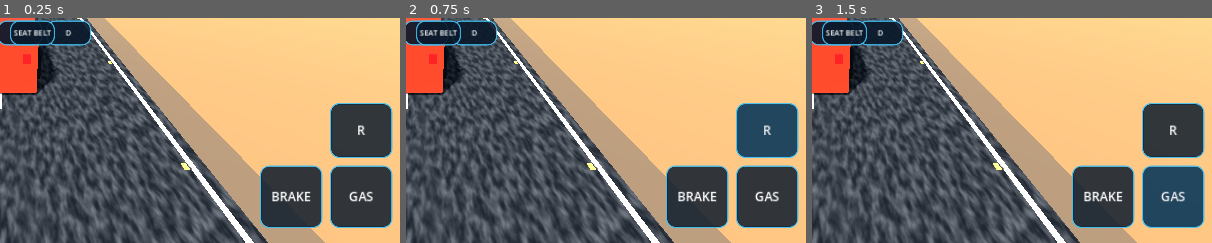
Above: before the commit, frames 1-3 (left to right).
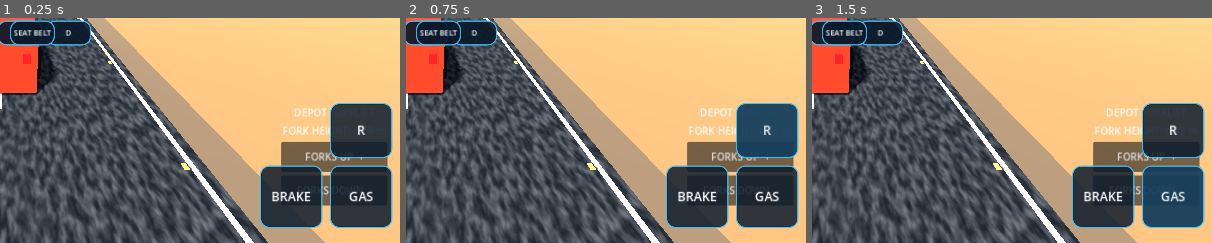
Above: after the commit, the same moments.

Repository: czz495m8zv-code/zayron-simulator
Game: Godot game, scene res://scenes/main/main.tscn
Two runs of this game, one before a commit and one after it. Both use one fixed random seed, a clock stepped at 60 frames per second and the inputs below.
Inputs (mouse positions are % of the whole screen's width and height, from its top left):
- Up to frame 1 (0.25 s): no input
- Up to frame 2 (0.75 s): click (92, 81) at 0.5 s, where only the run after the commit has a clickable "FORKS UP +"
- Up to frame 3 (1.5 s): click (92, 88) at 1.25 s, where only the run after the commit has a clickable "FORKS DOWN -"
The pictures show only the part of the screen within x 50-100%, y 50-100%; the shares and areas given below are measured in that part.

The runs differ from the first frame. In frame 1, 2.7% of the frame differs, in the area x 70-97%, y 40-84%; in frame 2, 2.7%; in frame 3, 2.7%.

Commit message:
Add player-controlled forklift fork lift controls

Diff:
--- a/scripts/main.gd
+++ b/scripts/main.gd
@@ -59,6 +59,8 @@
 var _forklift_carriage: Node3D
 var _forklift_beacon: OmniLight3D
 var _forklift_animation_time: float = 0.0
+var _forklift_lift_level: float = 0.48
+var _forklift_lift_label: Label
 var _pause_button: Button
 var _pause_overlay: Control
 var _audio_slider: HSlider
@@ -130,9 +132,7 @@
 		_traffic_car.position.z += _traffic_speed * delta
 		if _traffic_car.position.z > 24.0:
 			_traffic_car.position.z = -118.0
-	if is_instance_valid(_forklift_carriage):
-		_forklift_animation_time += delta
-		_forklift_carriage.position.y = 0.48 + (sin(_forklift_animation_time * 1.35) + 1.0) * 0.22
+	_forklift_animation_time += delta
 	if is_instance_valid(_forklift_beacon):
 		_forklift_beacon.light_energy = 0.15 + (0.85 if sin(_forklift_animation_time * 4.0) > 0.15 else 0.0)
 	_update_company_ai_bus(delta)
@@ -546,7 +546,7 @@
 	forklift.add_child(mast_rail_right)
 	_forklift_carriage = Node3D.new()
 	_forklift_carriage.name = "ForkliftMovingCarriage"
-	_forklift_carriage.position = Vector3(0.0, 0.48, -0.93)
+	_forklift_carriage.position = Vector3(0.0, _forklift_lift_level, -0.93)
 	forklift.add_child(_forklift_carriage)
 	var carriage_bar := _make_box("ForkliftCarriageBar", Vector3(1.05, 0.16, 0.16), Vector3(0.0, 0.0, 0.0), dark_metal)
 	_forklift_carriage.add_child(carriage_bar)
@@ -596,6 +596,25 @@
 	_forklift_beacon.position = Vector3(0.0, 2.5, 0.28)
 	forklift.add_child(_forklift_beacon)
 
+func _raise_forklift_forks() -> void:
+	_set_forklift_lift_level(_forklift_lift_level + 0.18)
+
+
+func _lower_forklift_forks() -> void:
+	_set_forklift_lift_level(_forklift_lift_level - 0.18)
+
+
+func _set_forklift_lift_level(value: float) -> void:
+	_forklift_lift_level = clampf(value, 0.18, 1.72)
+	if is_instance_valid(_forklift_carriage):
+		var tween := create_tween()
+		tween.set_trans(Tween.TRANS_QUAD)
+		tween.set_ease(Tween.EASE_IN_OUT)
+		tween.tween_property(_forklift_carriage, "position:y", _forklift_lift_level, 0.22)
+	if is_instance_valid(_forklift_lift_label):
+		_forklift_lift_label.text = "FORK HEIGHT: %.2f m" % _forklift_lift_level
+
+
 func _build_passenger_waiting_group() -> void:
 	_passenger_waiting_group = Node3D.new()
 	_passenger_waiting_group.name = "PassengerPickupCrowd"
@@ -733,6 +752,37 @@
 	_cargo_status_label.add_theme_color_override("font_color", Color(1.0, 0.83, 0.58))
 	_cargo_status_label.visible = not _passenger_mode
 	layer.add_child(_cargo_status_label)
+
+	var forklift_panel := VBoxContainer.new()
+	forklift_panel.name = "ForkliftLiftControls"
+	forklift_panel.anchor_left = 1.0
+	forklift_panel.anchor_top = 1.0
+	forklift_panel.anchor_right = 1.0
+	forklift_panel.anchor_bottom = 1.0
+	forklift_panel.offset_left = -190.0
+	forklift_panel.offset_top = -220.0
+	forklift_panel.offset_right = -20.0
+	forklift_panel.offset_bottom = -24.0
+	forklift_panel.add_theme_constant_override("separation", 6)
+	layer.add_child(forklift_panel)
+	var forklift_title := Label.new()
+	forklift_title.text = "DEPOT FORKLIFT"
+	forklift_title.horizontal_alignment = HORIZONTAL_ALIGNMENT_CENTER
+	forklift_panel.add_child(forklift_title)
+	_forklift_lift_label = Label.new()
+	_forklift_lift_label.text = "FORK HEIGHT: 0.48 m"
+	_forklift_lift_label.horizontal_alignment = HORIZONTAL_ALIGNMENT_CENTER
+	forklift_panel.add_child(_forklift_lift_label)
+	var lift_up_button := Button.new()
+	lift_up_button.text = "FORKS UP  +"
+	lift_up_button.custom_minimum_size.y = 48
+	lift_up_button.pressed.connect(_raise_forklift_forks)
+	forklift_panel.add_child(lift_up_button)
+	var lift_down_button := Button.new()
+	lift_down_button.text = "FORKS DOWN  -"
+	lift_down_button.custom_minimum_size.y = 48
+	lift_down_button.pressed.connect(_lower_forklift_forks)
+	forklift_panel.add_child(lift_down_button)
 
 	_mission_label = Label.new()
 	_mission_label.name = "MissionStatus"
